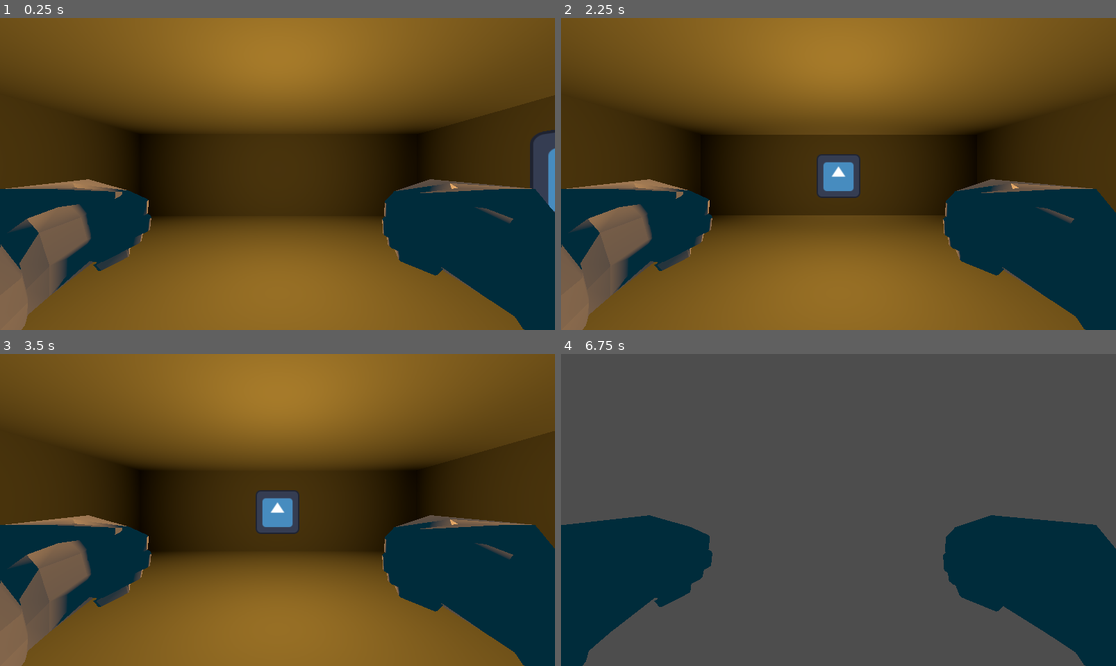
Above: before the commit, frames 1-4 (two rows, left to right).
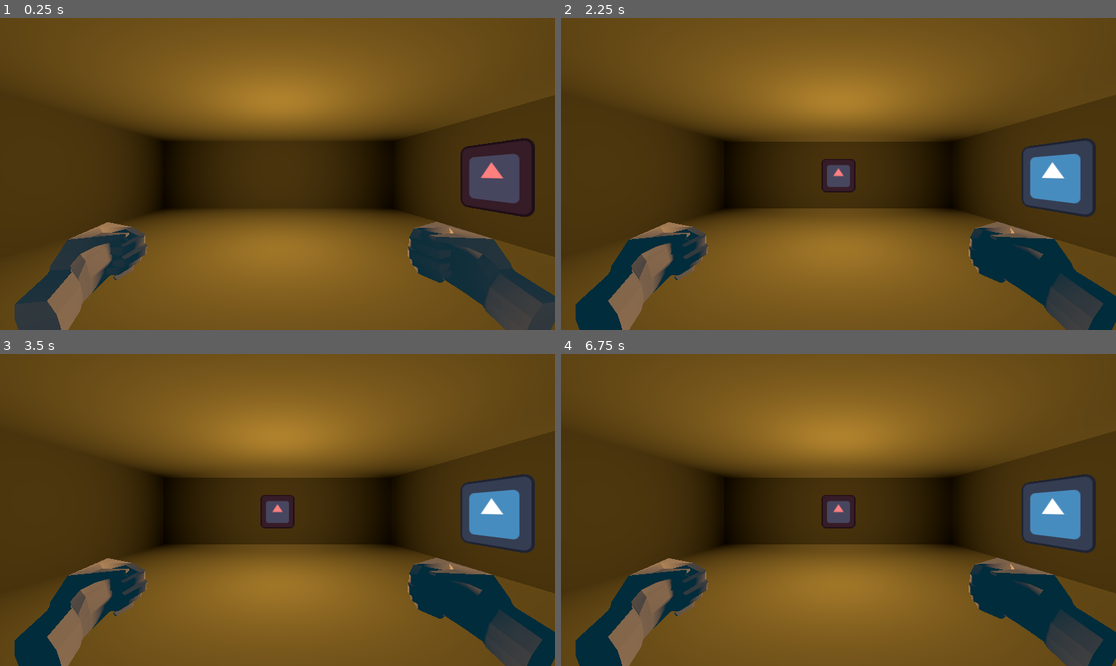
Above: after the commit, the same moments.

Repository: KoolDouds/GGJ-2025
Game: Godot game, scene res://game.tscn
Two runs of this game, one before a commit and one after it. Both use one fixed random seed, a clock stepped at 60 frames per second and the inputs below. The engine's default icon, where the game draws it, is replaced by a stand-in: a white triangle on a blue panel in a dark square.
Inputs:
- Up to frame 1 (0.25 s): no input
- Up to frame 2 (2.25 s): tap Enter at 0.5, 2 s; hold Keypad 9 (rotate_right) 0.53-1.28 s; tap Space at 1.25 s; hold Keypad 7 (rotate_left) 1.28-2.03 s; hold Keypad 9 (rotate_right) from 2.03 s (still down)
- Up to frame 3 (3.5 s): tap Space at 2.75 s; release Keypad 9 (rotate_right) at 2.78 s; hold Up (forward) from 2.78 s (still down)
- Up to frame 4 (6.75 s): tap Enter at 3.5 s; release Up (forward) at 3.53 s; hold Keypad 7 (rotate_left) 3.53-5.78 s; tap Space at 4.25 s; hold Keypad 9 (rotate_right) 5.78-6.53 s; hold Up (forward) from 6.53 s (still down)

The runs differ from the first frame. In frame 1, 39% of the frame differs, in the area x 0-100%, y 0-100%; in frame 2, 36%; in frame 3, 38%; in frame 4, 94%.

Commit message:
HandsResized+door

Diff:
--- a/DungeonCrawling/crawling.gd
+++ b/DungeonCrawling/crawling.gd
@@ -5,6 +5,51 @@
 var room_length := 10
 
 @export var center : Node3D
+
+var rooms : Dictionary = {}
+var doors := {}
+
+func _ready():
+	var room_list = $Center.get_children()
+	rooms = {}
+	doors = {}
+
+	for i in room_list:
+		if (!i is Door):
+			continue
+		var coord = pos_to_coord(i.position, true)
+		doors[coord] = i
+		print(coord)
+
+	for i in room_list:
+		if (!i is Room):
+			continue
+		var coord = pos_to_coord(i.position)
+		rooms[coord] = i
+		print(coord)
+
+		var vec = Vector2.UP
+		for xx in range(4):
+			if (rooms.has(coord+vec)):
+				var door_coord = (coord+vec/2)
+				if (!doors.has(door_coord)):
+					var door = load("res://DungeonCrawling/door.tscn").instantiate()
+					door.position = coord_to_pos(door_coord)
+					door.rotation = Vector3(0,vec.angle(),0)
+					doors[door_coord] = door
+					$Center.add_child(door)
+					print(door_coord)
+			vec = rotate_vector_90d(vec)
+
+func pos_to_coord(pos:Vector3, half_rounded := false) -> Vector2:
+	if (!half_rounded):
+		return -Vector2(round(pos.z/room_length),round(pos.x/room_length))
+
+	return -Vector2(round(pos.z/room_length*2)/2,round(pos.x/room_length*2)/2)
+
+
+func coord_to_pos(coord:Vector2) -> Vector3:
+	return -Vector3(coord.y*room_length,0, coord.x*room_length)
 
 func _process(delta):
 	if (Input.is_action_just_pressed("rotate_left")):
@@ -21,13 +66,22 @@
 	#queue_redraw()
 
 func forward():
+	if (rooms.has(player_coord+player_ori) and doors[player_coord+player_ori/2].is_open()):
+		print(player_coord+player_ori)
+		pass
+	else :
+		print("bonk")
+		return
 	player_coord += player_ori
 
 func rotate_view(clock_wise := true):
+	player_ori = rotate_vector_90d(player_ori, clock_wise)
+
+func rotate_vector_90d(vec,clock_wise := true):
 	if (clock_wise):
-		player_ori = Vector2(player_ori.y*-1, player_ori.x)
+		return Vector2(vec.y*-1, vec.x)
 	elif (!clock_wise):
-		player_ori = Vector2(player_ori.y, player_ori.x*-1)
+		return Vector2(vec.y, vec.x*-1)
 
 #func _draw():
 	## DebugMovesVisual
--- a/DungeonCrawling/crawling.tscn
+++ b/DungeonCrawling/crawling.tscn
@@ -1,8 +1,8 @@
 [gd_scene load_steps=5 format=3 uid="uid://cyejn4b76oey1"]
 
 [ext_resource type="Script" path="res://DungeonCrawling/crawling.gd" id="1_6fc3b"]
-[ext_resource type="PackedScene" uid="uid://cnb24jp2fklhq" path="res://Art/salle_test.glb" id="2_b1x3k"]
-[ext_resource type="Texture2D" uid="uid://by43uhq0gphgl" path="res://icon.svg" id="3_2o1k2"]
+[ext_resource type="PackedScene" uid="uid://q7hux1610c2m" path="res://DungeonCrawling/room.tscn" id="2_buovi"]
+[ext_resource type="PackedScene" uid="uid://3rhn38y4mlin" path="res://DungeonCrawling/door.tscn" id="3_ll31r"]
 
 [sub_resource type="Environment" id="Environment_ga3hs"]
 ambient_light_source = 2
@@ -14,52 +14,27 @@
 
 [node name="Center" type="Node3D" parent="."]
 
-[node name="Room" type="Node3D" parent="Center"]
+[node name="Room" parent="Center" instance=ExtResource("2_buovi")]
 
-[node name="salle_test" parent="Center/Room" instance=ExtResource("2_b1x3k")]
-
-[node name="OmniLight3D" type="OmniLight3D" parent="Center/Room"]
-transform = Transform3D(1, 0, 0, 0, 1, 0, 0, 0, 1, 0, 1.74536, 0)
-light_color = Color(0.942953, 0.673124, 0.352185, 1)
-light_energy = 2.0
-omni_range = 7.502
-omni_attenuation = 0.795
-
-[node name="Sprite3D" type="Sprite3D" parent="Center/Room"]
-transform = Transform3D(1, 0, 0, 0, 1, 0, 0, 0, 1, 0, 1.54176, -3.63446)
-texture = ExtResource("3_2o1k2")
-
-[node name="Room2" type="Node3D" parent="Center"]
+[node name="Room2" parent="Center" instance=ExtResource("2_buovi")]
 transform = Transform3D(1, 0, 0, 0, 1, 0, 0, 0, 1, 0, 0, -10)
 
-[node name="salle_test" parent="Center/Room2" instance=ExtResource("2_b1x3k")]
+[node name="Room4" parent="Center" instance=ExtResource("2_buovi")]
+transform = Transform3D(1, 0, 0, 0, 1, 0, 0, 0, 1, 10, 0, 0)
 
-[node name="OmniLight3D" type="OmniLight3D" parent="Center/Room2"]
-transform = Transform3D(1, 0, 0, 0, 1, 0, 0, 0, 1, 0, 1.74536, 0)
-light_color = Color(0.942953, 0.673124, 0.352185, 1)
-light_energy = 2.0
-omni_range = 7.502
-omni_attenuation = 0.795
+[node name="Room5" parent="Center" instance=ExtResource("2_buovi")]
+transform = Transform3D(1, 0, 0, 0, 1, 0, 0, 0, 1, 20, 0, 0)
 
-[node name="Sprite3D" type="Sprite3D" parent="Center/Room2"]
-transform = Transform3D(1, 0, 0, 0, 1, 0, 0, 0, 1, 0, 1.54176, -3.63446)
-texture = ExtResource("3_2o1k2")
+[node name="Door" parent="Center" instance=ExtResource("3_ll31r")]
+open = false
 
-[node name="Room3" type="Node3D" parent="Center"]
-transform = Transform3D(1, 0, 0, 0, 1, 0, 0, 0, 1, 10, 0, -10)
+[node name="Sprite3D" parent="Center/Door" index="0"]
+modulate = Color(1, 0.5, 0.5, 1)
 
-[node name="salle_test" parent="Center/Room3" instance=ExtResource("2_b1x3k")]
-
-[node name="OmniLight3D" type="OmniLight3D" parent="Center/Room3"]
-transform = Transform3D(1, 0, 0, 0, 1, 0, 0, 0, 1, 0, 1.74536, 0)
-light_color = Color(0.942953, 0.673124, 0.352185, 1)
-light_energy = 2.0
-omni_range = 7.502
-omni_attenuation = 0.795
-
-[node name="Sprite3D" type="Sprite3D" parent="Center/Room3"]
-transform = Transform3D(1, 0, 0, 0, 1, 0, 0, 0, 1, 0, 1.54176, -3.63446)
-texture = ExtResource("3_2o1k2")
+[node name="Sprite3D2" parent="Center/Door" index="1"]
+modulate = Color(1, 0.5, 0.5, 1)
 
 [node name="WorldEnvironment" type="WorldEnvironment" parent="."]
 environment = SubResource("Environment_ga3hs")
+
+[editable path="Center/Door"]
--- /dev/null
+++ b/DungeonCrawling/door.gd
@@ -0,0 +1,6 @@
+class_name Door extends Node3D
+
+@export var open := true
+
+func is_open():
+	return open
--- /dev/null
+++ b/DungeonCrawling/door.tscn
@@ -0,0 +1,16 @@
+[gd_scene load_steps=3 format=3 uid="uid://3rhn38y4mlin"]
+
+[ext_resource type="Texture2D" uid="uid://by43uhq0gphgl" path="res://icon.svg" id="1_5sykm"]
+[ext_resource type="Script" path="res://DungeonCrawling/door.gd" id="1_wu3m2"]
+
+[node name="Door" type="Node3D"]
+transform = Transform3D(1, 0, 0, 0, 1, 0, 0, 0, 1, 0, 0, -5)
+script = ExtResource("1_wu3m2")
+
+[node name="Sprite3D" type="Sprite3D" parent="."]
+transform = Transform3D(1, 0, 0, 0, 1, 0, 0, 0, 1, 0, 1.542, -1)
+texture = ExtResource("1_5sykm")
+
+[node name="Sprite3D2" type="Sprite3D" parent="."]
+transform = Transform3D(1, 0, 0, 0, 1, 0, 0, 0, 1, 0, 1.542, 1)
+texture = ExtResource("1_5sykm")
--- /dev/null
+++ b/DungeonCrawling/room.gd
@@ -0,0 +1 @@
+class_name Room extends Node3D
--- /dev/null
+++ b/DungeonCrawling/room.tscn
@@ -0,0 +1,16 @@
+[gd_scene load_steps=3 format=3 uid="uid://q7hux1610c2m"]
+
+[ext_resource type="PackedScene" uid="uid://cnb24jp2fklhq" path="res://Art/salle_test.glb" id="1_8xvkt"]
+[ext_resource type="Script" path="res://DungeonCrawling/room.gd" id="1_msas5"]
+
+[node name="Room" type="Node3D"]
+script = ExtResource("1_msas5")
+
+[node name="salle_test" parent="." instance=ExtResource("1_8xvkt")]
+
+[node name="OmniLight3D" type="OmniLight3D" parent="."]
+transform = Transform3D(1, 0, 0, 0, 1, 0, 0, 0, 1, 0, 1.74536, 0)
+light_color = Color(0.942953, 0.673124, 0.352185, 1)
+light_energy = 2.0
+omni_range = 7.502
+omni_attenuation = 0.795
--- a/Hands/hands.tscn
+++ b/Hands/hands.tscn
@@ -9,8 +9,8 @@
 right_hand = NodePath("RightHand")
 
 [node name="LeftHand" parent="." instance=ExtResource("2_gopoe")]
-transform = Transform3D(-0.167731, 0.0449435, 0.984808, 0.258819, 0.965926, 0, -0.951251, 0.254887, -0.173648, -8, 0, -7.2)
+transform = Transform3D(-0.167731, 0.0449435, 0.984808, 0.258819, 0.965926, 0, -0.951251, 0.254887, -0.173648, -1.6, 0, -1.873)
 
 [node name="RightHand" parent="." instance=ExtResource("2_gopoe")]
-transform = Transform3D(-0.167731, 0.0449435, 0.984808, 0.258819, 0.965926, 0, -0.951251, 0.254887, -0.173648, 8, 0, -7.2)
+transform = Transform3D(-0.167731, 0.0449435, 0.984808, 0.258819, 0.965926, 0, -0.951251, 0.254887, -0.173648, 1.6, 0, -1.873)
 hand_side = 1
--- a/Hands/main_droite.tscn
+++ b/Hands/main_droite.tscn
@@ -1,5 +1,5 @@
 [gd_scene load_steps=2 format=3 uid="uid://gre8hxj1vc0d"]
 
-[ext_resource type="PackedScene" uid="uid://bfyjne4d20mt1" path="res://Art/main_droite.fbx" id="1_lef8n"]
+[ext_resource type="PackedScene" uid="uid://n1wtvqkrtgx7" path="res://main_droite.fbx" id="1_yov20"]
 
-[node name="main_droite" instance=ExtResource("1_lef8n")]
+[node name="main_droite" instance=ExtResource("1_yov20")]
--- a/game.tscn
+++ b/game.tscn
@@ -8,9 +8,9 @@
 [node name="Crawling" parent="." instance=ExtResource("2_ch3i2")]
 
 [node name="Camera3D" type="Camera3D" parent="."]
-transform = Transform3D(1, 0, 0, 0, 1, 0, 0, 0, 1, 0, 1.6, 2.28775)
+transform = Transform3D(1, 0, 0, 0, 1, 0, 0, 0, 1, 0, 1.6, 3.8)
 
 [node name="Node3D" type="Node3D" parent="Camera3D"]
-transform = Transform3D(0.025, 0, 0, 0, 0.025, 0, 0, 0, 0.025, 0, -0.097, 0.05)
+transform = Transform3D(0.5, 0, 0, 0, 0.5, 0, 0, 0, 0.5, 0, -0.332, 0.05)
 
 [node name="Hands" parent="Camera3D/Node3D" instance=ExtResource("1_dp6cy")]
Binary file added: main_droite.fbx
Not shown, added: main_droite.fbx.import
